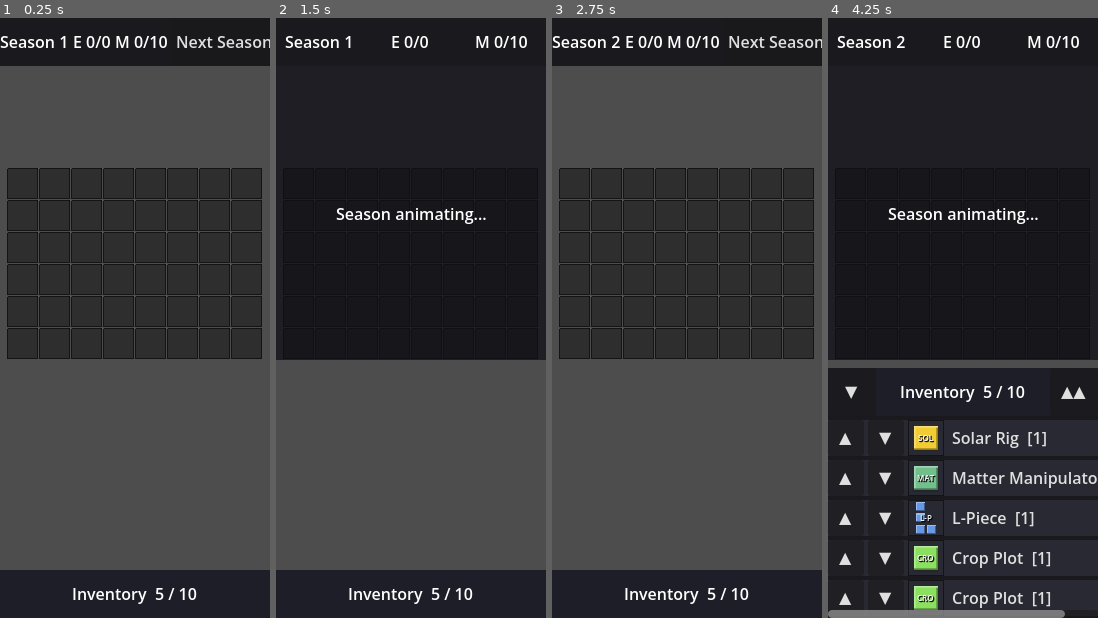
Above: before the commit, frames 1-4 (left to right).
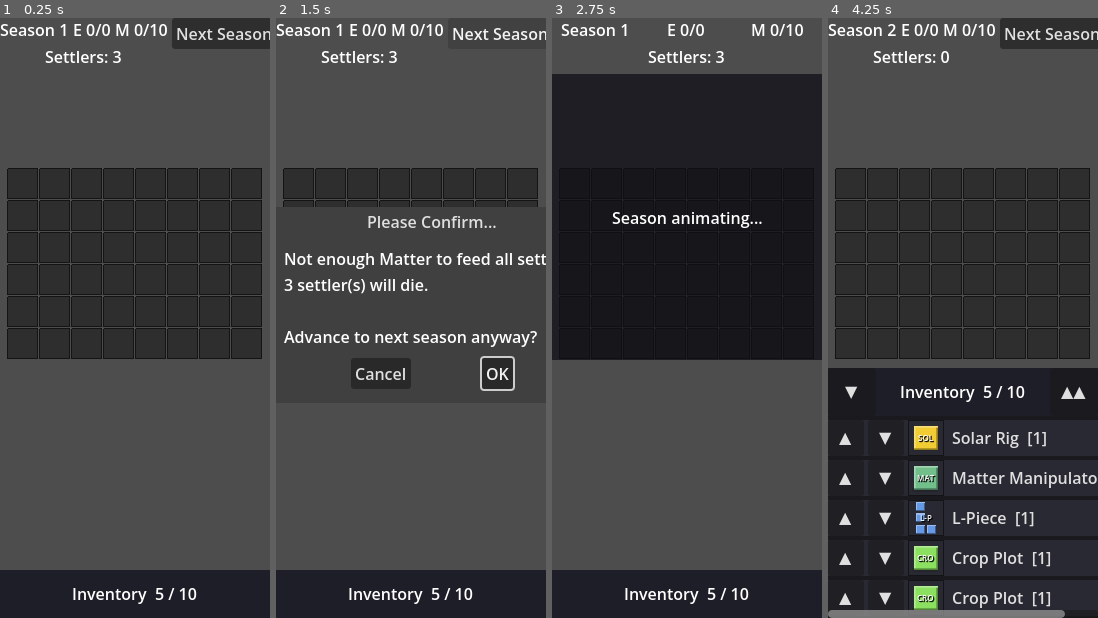
Above: after the commit, the same moments.

Repository: Kirkules/exofarm-vibe
Game: Godot game, scene res://scenes/game/game.tscn
The game is run twice, just before and just after one commit, with the same random seed, the same clock (stepped at 60 frames per second) and the same inputs.
Inputs (mouse positions are in pixels of both pictures, inside the frame that each line leads up to):
- Up to frame 1 (0.25 s): no input
- Up to frame 2 (1.5 s): click "Next Season" at 0.5 s; click (500, 36) at 1.25 s, where only the run after the commit has a clickable "Next Season"
- Up to frame 3 (2.75 s): click (773, 372) at 2 s, where only the run after the commit has a clickable "OK"
- Up to frame 4 (4.25 s): click (1052, 42) at 2.75 s, where only the run before the commit has a clickable "Next Season"; click "Inventory 5 / 10" at 3.5 s

The runs differ from the first frame. In frame 1, 6.6% of the frame differs, in the area x 0-100%, y 0-8%; in frame 2, 53%, in the area x 0-100%, y 0-63%; in frame 3, 28%; in frame 4, 28%.

Commit message:
Add settlers and food consumption
- GameState: settler_count=3, settler_names (Alice, Bruno, Carmen)
- HUD: transparent background; two-row info layout (Season/Energy/Matter
  on row 1, Settlers on row 2); Next Season button top-right with
  dedicated space; press-and-hold Settlers label shows name tooltip
- Food: 1 Matter consumed per settler at simulation end; shortfall
  removes settlers and their names; Next Season warns and confirms
  before advancing if deaths or matter overflow are projected

Co-Authored-By: Claude Sonnet 4.6 <noreply@anthropic.com>

Diff:
--- a/scenes/game/game.gd
+++ b/scenes/game/game.gd
@@ -239,14 +239,26 @@
 	return placed
 
 func _on_next_season_pressed() -> void:
-	var matter_prod: int = _compute_matter_production()
-	var matter_overflow: int = maxi(0, GameState.matter + matter_prod - GameState.matter_capacity)
-	if matter_overflow > WARN_UNUSED_MATTER:
+	var food_cost: int    = GameState.settler_count
+	var deaths: int       = maxi(0, food_cost - GameState.matter)
+	var matter_prod: int  = _compute_matter_production()
+	# Overflow is computed on matter remaining after food, plus production.
+	var after_food: int   = maxi(0, GameState.matter - food_cost)
+	var overflow: int     = maxi(0, after_food + matter_prod - GameState.matter_capacity)
+
+	var warnings: Array[String] = []
+	if deaths > 0:
+		warnings.append(
+			"Not enough Matter to feed all settlers.\n%d settler(s) will die." % deaths)
+	if overflow > WARN_UNUSED_MATTER:
+		warnings.append("%d Matter will overflow storage." % overflow)
+
+	if warnings.is_empty():
+		_begin_simulation()
+	else:
 		_confirm_dialog.dialog_text = \
-			"%d Matter will overflow storage\n\nAdvance to next season anyway?" % matter_overflow
+			"\n\n".join(warnings) + "\n\nAdvance to next season anyway?"
 		_confirm_dialog.popup_centered()
-	else:
-		_begin_simulation()
 
 ## Lock in the grid and start the simulation phase.
 func _begin_simulation() -> void:
@@ -262,8 +274,20 @@
 
 ## Called when the simulation timer fires. Compute season outcomes and return to planning.
 func _end_simulation() -> void:
+	# Food: consume 1 Matter per settler; shortfall kills settlers.
+	var food_cost: int = GameState.settler_count
+	var deaths: int    = maxi(0, food_cost - GameState.matter)
+	GameState.matter        = maxi(0, GameState.matter - food_cost)
+	GameState.settler_count = maxi(0, GameState.settler_count - deaths)
+	# Remove names of dead settlers (from the end of the list, arbitrarily).
+	for _i: int in range(deaths):
+		if not GameState.settler_names.is_empty():
+			GameState.settler_names.remove_at(GameState.settler_names.size() - 1)
+
+	# Matter production added after food.
 	GameState.matter = mini(GameState.matter_capacity, GameState.matter + _compute_matter_production())
 	GameState.season += 1
+
 	_phase = Phase.PLANNING
 	_sim_overlay.visible = false
 	farm_grid.set_planning_active(true)
--- a/scenes/game/ui/hud_ui.gd
+++ b/scenes/game/ui/hud_ui.gd
@@ -1,21 +1,29 @@
 class_name HudUI
 extends Control
 
-## Top-of-screen HUD bar showing season number, resources, and the Next Season button.
-## Automatically insets content below the device's display cutout (punch-hole camera,
-## notch, etc.) using DisplayServer.get_display_safe_area().
+## Top-of-screen HUD bar showing season number, resources, settler count,
+## and the Next Season button.
+## Automatically insets content below the device's display cutout.
+## Background is transparent; the Next Season button has dedicated space
+## in the top-right, and info rows wrap vertically as needed.
 
-const COLOR_BG    := Color(0.10, 0.10, 0.12)
-const BASE_HEIGHT := 48  ## Content height before any safe-area inset.
+const COLOR_TOOLTIP := Color(0.12, 0.12, 0.16)
+## Content height (before safe-area inset) — sized for two label rows.
+const BASE_HEIGHT := 56
 
 ## Emitted when the player presses the Next Season button.
 signal next_season_pressed
 
-var _season_label:   Label
-var _energy_label:   Label
-var _matter_label:   Label
-var _next_btn:       Button
+var _season_label:  Label
+var _energy_label:  Label
+var _matter_label:  Label
+var _settler_label: Label
+var _next_btn:      Button
 var _content_margin: MarginContainer
+
+## Tooltip panel that drops below the HUD bar to show settler names.
+var _settler_tooltip:  PanelContainer
+var _tooltip_name_box: VBoxContainer
 
 
 func _ready() -> void:
@@ -32,46 +40,70 @@
 # ---------------------------------------------------------------------------
 
 func _build_ui() -> void:
-	var panel: PanelContainer = PanelContainer.new()
-	panel.set_anchors_and_offsets_preset(Control.PRESET_FULL_RECT)
-	var bg: StyleBoxFlat = StyleBoxFlat.new()
-	bg.bg_color = COLOR_BG
-	panel.add_theme_stylebox_override("panel", bg)
-	add_child(panel)
+	# No opaque panel — transparent background.
+	_content_margin = MarginContainer.new()
+	_content_margin.set_anchors_and_offsets_preset(Control.PRESET_FULL_RECT)
+	add_child(_content_margin)
 
-	_content_margin = MarginContainer.new()
-	panel.add_child(_content_margin)
+	# Outer row: info VBox on the left, Next Season button on the right.
+	var outer_hbox: HBoxContainer = HBoxContainer.new()
+	_content_margin.add_child(outer_hbox)
 
-	var hbox: HBoxContainer = HBoxContainer.new()
-	_content_margin.add_child(hbox)
+	var info_vbox: VBoxContainer = VBoxContainer.new()
+	info_vbox.size_flags_horizontal = Control.SIZE_EXPAND_FILL
+	outer_hbox.add_child(info_vbox)
 
-	_season_label = Label.new()
-	_season_label.size_flags_horizontal = Control.SIZE_EXPAND_FILL
-	_season_label.horizontal_alignment = HORIZONTAL_ALIGNMENT_CENTER
-	hbox.add_child(_season_label)
+	# Row 1: Season | Energy | Matter
+	var row1: HBoxContainer = HBoxContainer.new()
+	info_vbox.add_child(row1)
 
-	_energy_label = Label.new()
-	_energy_label.size_flags_horizontal = Control.SIZE_EXPAND_FILL
-	_energy_label.horizontal_alignment = HORIZONTAL_ALIGNMENT_CENTER
-	hbox.add_child(_energy_label)
+	_season_label = _make_info_label()
+	row1.add_child(_season_label)
 
-	_matter_label = Label.new()
-	_matter_label.size_flags_horizontal = Control.SIZE_EXPAND_FILL
-	_matter_label.horizontal_alignment = HORIZONTAL_ALIGNMENT_CENTER
-	hbox.add_child(_matter_label)
+	_energy_label = _make_info_label()
+	row1.add_child(_energy_label)
 
+	_matter_label = _make_info_label()
+	row1.add_child(_matter_label)
+
+	# Row 2: Settlers (interactive — press to reveal names)
+	_settler_label = _make_info_label()
+	_settler_label.mouse_filter = Control.MOUSE_FILTER_STOP
+	_settler_label.gui_input.connect(_on_settler_label_input)
+	info_vbox.add_child(_settler_label)
+
+	# Next Season button — top-aligned so it sits in the top-right corner.
 	_next_btn = Button.new()
 	_next_btn.text = "Next Season"
+	_next_btn.size_flags_vertical = Control.SIZE_SHRINK_BEGIN
 	_next_btn.pressed.connect(_on_next_season_button_pressed)
-	hbox.add_child(_next_btn)
+	outer_hbox.add_child(_next_btn)
+
+	# Settler name tooltip — drops below the HUD bar.
+	_settler_tooltip = PanelContainer.new()
+	var tt_bg: StyleBoxFlat = StyleBoxFlat.new()
+	tt_bg.bg_color = COLOR_TOOLTIP
+	_settler_tooltip.add_theme_stylebox_override("panel", tt_bg)
+	_settler_tooltip.visible = false
+	_settler_tooltip.mouse_filter = Control.MOUSE_FILTER_IGNORE
+	add_child(_settler_tooltip)
+
+	_tooltip_name_box = VBoxContainer.new()
+	_settler_tooltip.add_child(_tooltip_name_box)
+
+func _make_info_label() -> Label:
+	var lbl: Label = Label.new()
+	lbl.size_flags_horizontal = Control.SIZE_EXPAND_FILL
+	lbl.horizontal_alignment = HORIZONTAL_ALIGNMENT_CENTER
+	return lbl
 
 # ---------------------------------------------------------------------------
 # Safe area
 # ---------------------------------------------------------------------------
 
 func _apply_safe_area() -> void:
-	var safe_area: Rect2i = DisplayServer.get_display_safe_area()
-	var window_size: Vector2i = DisplayServer.window_get_size()
+	var safe_area: Rect2i  = DisplayServer.get_display_safe_area()
+	var window_size: Vector2i  = DisplayServer.window_get_size()
 	var viewport_size: Vector2 = get_viewport().get_visible_rect().size
 	var scale_y: float = viewport_size.y / float(window_size.y)
 	var top_inset: int = int(safe_area.position.y * scale_y)
@@ -79,6 +111,8 @@
 	var total_height: int = BASE_HEIGHT + top_inset
 	custom_minimum_size.y = total_height
 	offset_bottom = total_height
+	# Keep tooltip anchored just below the HUD bar.
+	_settler_tooltip.position = Vector2(0.0, float(total_height))
 
 # ---------------------------------------------------------------------------
 # Public
@@ -87,16 +121,51 @@
 ## Hide the Next Season button during simulation; restore it on return to planning.
 func set_simulation_active(v: bool) -> void:
 	_next_btn.visible = not v
+	if v:
+		_hide_settler_tooltip()
 
 ## Reads current values from GameState and updates all labels.
 func refresh() -> void:
-	_season_label.text = "Season %d" % GameState.season
-	_energy_label.text = "E %d/%d" % [GameState.energy, GameState.energy_capacity]
-	_matter_label.text = "M %d/%d" % [GameState.matter, GameState.matter_capacity]
+	_season_label.text  = "Season %d" % GameState.season
+	_energy_label.text  = "E %d/%d" % [GameState.energy, GameState.energy_capacity]
+	_matter_label.text  = "M %d/%d" % [GameState.matter, GameState.matter_capacity]
+	_settler_label.text = "Settlers: %d" % GameState.settler_count
+
+# ---------------------------------------------------------------------------
+# Settler tooltip
+# ---------------------------------------------------------------------------
+
+func _show_settler_tooltip() -> void:
+	for child: Node in _tooltip_name_box.get_children():
+		child.queue_free()
+	for name: String in GameState.settler_names:
+		var lbl: Label = Label.new()
+		lbl.text = name
+		lbl.add_theme_font_size_override("font_size", 10)
+		_tooltip_name_box.add_child(lbl)
+	_settler_tooltip.visible = true
+
+func _hide_settler_tooltip() -> void:
+	_settler_tooltip.visible = false
 
 # ---------------------------------------------------------------------------
 # Internal
 # ---------------------------------------------------------------------------
 
+func _on_settler_label_input(event: InputEvent) -> void:
+	if event is InputEventMouseButton:
+		var mb: InputEventMouseButton = event as InputEventMouseButton
+		if mb.button_index == MOUSE_BUTTON_LEFT:
+			if mb.pressed:
+				_show_settler_tooltip()
+			else:
+				_hide_settler_tooltip()
+	elif event is InputEventScreenTouch:
+		var st: InputEventScreenTouch = event as InputEventScreenTouch
+		if st.pressed:
+			_show_settler_tooltip()
+		else:
+			_hide_settler_tooltip()
+
 func _on_next_season_button_pressed() -> void:
 	next_season_pressed.emit()
--- a/scripts/autoloads/game_state.gd
+++ b/scripts/autoloads/game_state.gd
@@ -3,7 +3,8 @@
 const SAVE_PATH := "user://save.res"
 
 var season: int = 1
-var settler_count: int = 4
+var settler_count: int = 3
+var settler_names: Array[String] = ["Alice", "Bruno", "Carmen"]
 var morale: int = 10
 var energy_capacity: int = 0
 var matter_capacity: int = 10
